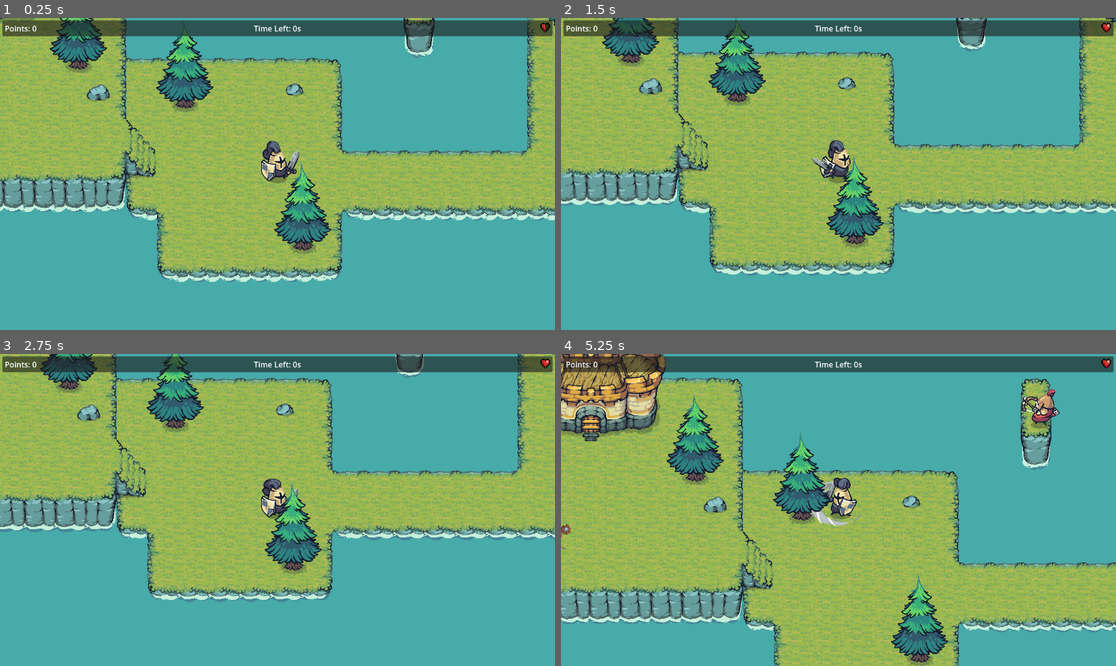
Above: before the commit, frames 1-4 (two rows, left to right).
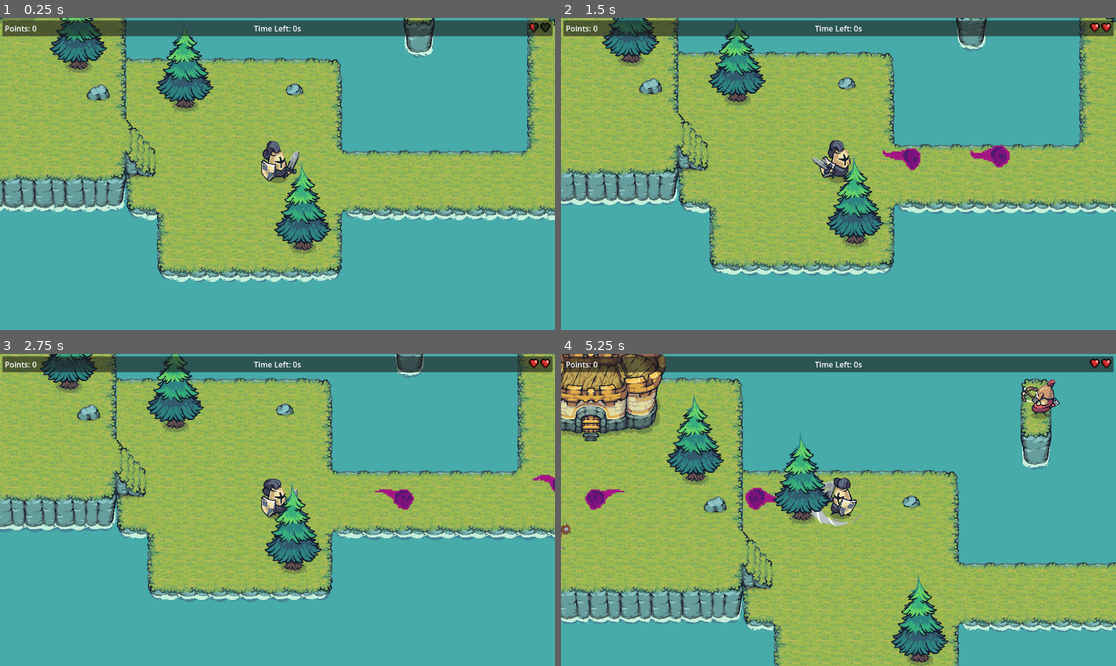
Above: after the commit, the same moments.

Repository: Jastro/mediavida-minigames
Game: Godot game, scene res://minigames/TheOrcsAreComingFromTheEast/TheOrcsAreComingFromTheEast.tscn
Same seed, same stepped clock (60 frames per second), same inputs: the game is played once before the commit and once after it. This scene is started directly instead of the project's main scene. Sound files missing from this copy of the repository are replaced by a short silence.
Inputs (mouse positions are in pixels of both pictures, inside the frame that each line leads up to):
- Up to frame 1 (0.25 s): no input
- Up to frame 2 (1.5 s): tap Enter (ui_accept) at 0.5, 0.77 s; move the mouse to (960, 158) at 0.52 s; hold Right (ui_right) 0.53-1.28 s; hold Q (action1) 0.53-1.28 s; click (960, 158) at 0.67 s; tap W (action2) at 0.8, 1.35 s; move the mouse to (727, 189) at 1.27 s; hold Down (ui_down) from 1.28 s (still down)
- Up to frame 3 (2.75 s): tap Enter (ui_accept) at 1.52 s; tap Q (action1) at 1.55 s; move the mouse to (333, 441) at 2.02 s; release Down (ui_down) at 2.03 s; hold Right (ui_right) from 2.03 s (still down); hold Q (action1) from 2.03 s (still down); tap W (action2) at 2.3 s
- Up to frame 4 (5.25 s): move the mouse to (810, 572) at 2.77 s; release Right (ui_right) at 2.78 s; release Q (action1) at 2.78 s; hold Up (ui_up) 2.78-3.53 s; tap W (action2) at 2.85, 3.8 s; click (810, 572) at 2.92 s; tap Enter (ui_accept) at 3.02, 3.77, 4.52 s; tap Q (action1) at 3.05, 4.35 s; move the mouse to (1005, 556) at 3.52 s; hold Space (special) 3.53-4.28 s; hold Left (ui_left) 3.53-5.03 s; move the mouse to (672, 463) at 4.27 s; move the mouse to (866, 510) at 5.02 s; hold Down (ui_down) from 5.03 s (still down); hold W (action2) from 5.03 s (still down); click (866, 510) at 5.17 s

The runs differ from the first frame. In frame 1, less than 0.1% of the frame differs, in the area x 95-99%, y 1-5%; in frame 2, 0.6%; in frame 3, 0.4%; in frame 4, 1.2%, in the area x 4-98%, y 1-50%.

Commit message:
Fixing hitboxes and adding spell

Diff:
--- a/minigames/TheOrcsAreComingFromTheEast/characters/archer/archer.gd
+++ b/minigames/TheOrcsAreComingFromTheEast/characters/archer/archer.gd
@@ -32,6 +32,8 @@
 	timer.autostart = false
 	timer.timeout.connect(_on_shoot)
 	add_child(timer)
+	$Hurtbox.set_new_mask(Defs.L_PLAYER)
+	$Hurtbox.hurt.connect(_on_hurt)
 
 func _on_player_detected(player_scene):
 	player = player_scene
@@ -58,3 +60,18 @@
 		arrow_path.shoot_arrow(%ArrowPosition.global_position, player.global_position)
 		await arrow_path.finished
 		timer.start()
+
+func _on_hurt(_source):
+	$Area2D.collision_mask = 0
+	timer.stop()
+	var tween = create_tween()
+	stop()
+	tween.tween_property(self, "modulate", Color(2, 0, 0, 1), 0.1)
+	tween.tween_property(self, "modulate", Color(1, 1, 1, 1), 0.1)
+	tween.tween_property(self, "modulate", Color(2, 0, 0, 1), 0.1)
+	tween.tween_property(self, "modulate", Color(1, 1, 1, 1), 0.1)
+	tween.tween_property(self, "modulate", Color(1, 1, 1, 0), 0.1)
+	tween.play()
+	await tween.finished
+	visible = false
+	queue_free()
--- a/minigames/TheOrcsAreComingFromTheEast/characters/archer/archer.tscn
+++ b/minigames/TheOrcsAreComingFromTheEast/characters/archer/archer.tscn
@@ -1,8 +1,9 @@
-[gd_scene load_steps=20 format=3 uid="uid://dmd65brvdqu5q"]
+[gd_scene load_steps=22 format=3 uid="uid://dmd65brvdqu5q"]
 
 [ext_resource type="Texture2D" uid="uid://c51i13gphb6l5" path="res://minigames/TheOrcsAreComingFromTheEast/assets/TinySwords/Units/Red Units/Archer/Archer_Idle.png" id="1_ktjjs"]
 [ext_resource type="Texture2D" uid="uid://chcjavtodaknn" path="res://minigames/TheOrcsAreComingFromTheEast/assets/TinySwords/Units/Red Units/Archer/Archer_Shoot.png" id="2_nf61f"]
 [ext_resource type="Script" uid="uid://docgontg1xaua" path="res://minigames/TheOrcsAreComingFromTheEast/characters/archer/archer.gd" id="3_nf61f"]
+[ext_resource type="PackedScene" uid="uid://6g3cxi8ybguy" path="res://scenes/utils/hitbox/hurtbox.tscn" id="4_fpd4k"]
 
 [sub_resource type="AtlasTexture" id="AtlasTexture_fpd4k"]
 atlas = ExtResource("1_ktjjs")
@@ -118,11 +119,15 @@
 [sub_resource type="CircleShape2D" id="CircleShape2D_ktjjs"]
 radius = 500.0
 
+[sub_resource type="RectangleShape2D" id="RectangleShape2D_yw4fj"]
+size = Vector2(28, 24)
+
 [node name="Archer" type="AnimatedSprite2D"]
 y_sort_enabled = true
 sprite_frames = SubResource("SpriteFrames_o7mhh")
 animation = &"Shoot"
 frame = 5
+offset = Vector2(0, -20)
 script = ExtResource("3_nf61f")
 
 [node name="Area2D" type="Area2D" parent="."]
@@ -139,3 +144,8 @@
 [node name="ArrowPosition" type="Marker2D" parent="Pivot"]
 unique_name_in_owner = true
 position = Vector2(44, -31)
+
+[node name="Hurtbox" parent="." instance=ExtResource("4_fpd4k")]
+
+[node name="CollisionShape2D" type="CollisionShape2D" parent="Hurtbox"]
+shape = SubResource("RectangleShape2D_yw4fj")
--- a/minigames/TheOrcsAreComingFromTheEast/characters/archer/arrow.gd
+++ b/minigames/TheOrcsAreComingFromTheEast/characters/archer/arrow.gd
@@ -5,6 +5,7 @@
 	$Hitbox.enable_permanent()
 
 func kill():
+	await get_tree().create_timer(0.2).timeout
 	$Hitbox.disable()
 	await get_tree().create_timer(3).timeout
 	queue_free()
--- /dev/null
+++ b/minigames/TheOrcsAreComingFromTheEast/characters/dark_spell.gd
@@ -0,0 +1,35 @@
+extends AnimatedSprite2D
+
+const speed : float = 350.0
+
+var lifetime = {
+	GameManager.Difficulty.EASY		: 3,
+	GameManager.Difficulty.NORMAL	: 1.5,
+	GameManager.Difficulty.HARD		: 1,
+}
+
+var direction = Vector2.RIGHT
+var timer
+
+func _ready():
+	$Hitbox.set_new_layer(Defs.L_PLAYER)
+	$Hitbox.enable_permanent()
+	play("default")
+	animation_finished.connect(_on_animation_finished)
+	timer = Timer.new()
+	timer.one_shot = true
+	timer.wait_time = lifetime[GameManager.get_difficulty()]
+	timer.timeout.connect(_on_death)
+	add_child(timer)
+	timer.start()
+
+func _physics_process(delta):
+	global_position += direction * speed * delta
+
+func _on_death():
+	timer.stop()
+	play("destroy")
+
+func _on_animation_finished():
+	if(animation == "destroy"):
+		queue_free()
--- /dev/null
+++ b/minigames/TheOrcsAreComingFromTheEast/characters/dark_spell.tscn
@@ -0,0 +1,152 @@
+[gd_scene load_steps=23 format=3 uid="uid://fxvbfnnw2jvn"]
+
+[ext_resource type="Texture2D" uid="uid://irwg6ikylgq5" path="res://minigames/TheOrcsAreComingFromTheEast/assets/pimen.itch.io/Dark VFX 1 (40x32).png" id="1_p58h4"]
+[ext_resource type="PackedScene" uid="uid://csio4khb4adbp" path="res://scenes/utils/hitbox/hitbox.tscn" id="2_jtgnf"]
+[ext_resource type="Script" uid="uid://6vkn7shubisb" path="res://minigames/TheOrcsAreComingFromTheEast/characters/dark_spell.gd" id="2_t76cd"]
+
+[sub_resource type="AtlasTexture" id="AtlasTexture_jtgnf"]
+atlas = ExtResource("1_p58h4")
+region = Rect2(0, 0, 40, 32)
+
+[sub_resource type="AtlasTexture" id="AtlasTexture_t76cd"]
+atlas = ExtResource("1_p58h4")
+region = Rect2(40, 0, 40, 32)
+
+[sub_resource type="AtlasTexture" id="AtlasTexture_j2owy"]
+atlas = ExtResource("1_p58h4")
+region = Rect2(80, 0, 40, 32)
+
+[sub_resource type="AtlasTexture" id="AtlasTexture_mv601"]
+atlas = ExtResource("1_p58h4")
+region = Rect2(120, 0, 40, 32)
+
+[sub_resource type="AtlasTexture" id="AtlasTexture_vpekc"]
+atlas = ExtResource("1_p58h4")
+region = Rect2(160, 0, 40, 32)
+
+[sub_resource type="AtlasTexture" id="AtlasTexture_rt61j"]
+atlas = ExtResource("1_p58h4")
+region = Rect2(200, 0, 40, 32)
+
+[sub_resource type="AtlasTexture" id="AtlasTexture_dncls"]
+atlas = ExtResource("1_p58h4")
+region = Rect2(240, 0, 40, 32)
+
+[sub_resource type="AtlasTexture" id="AtlasTexture_8lvxx"]
+atlas = ExtResource("1_p58h4")
+region = Rect2(280, 0, 40, 32)
+
+[sub_resource type="AtlasTexture" id="AtlasTexture_xkyr4"]
+atlas = ExtResource("1_p58h4")
+region = Rect2(320, 0, 40, 32)
+
+[sub_resource type="AtlasTexture" id="AtlasTexture_yn0et"]
+atlas = ExtResource("1_p58h4")
+region = Rect2(360, 0, 40, 32)
+
+[sub_resource type="AtlasTexture" id="AtlasTexture_80mqi"]
+atlas = ExtResource("1_p58h4")
+region = Rect2(0, 32, 40, 32)
+
+[sub_resource type="AtlasTexture" id="AtlasTexture_fevkm"]
+atlas = ExtResource("1_p58h4")
+region = Rect2(40, 32, 40, 32)
+
+[sub_resource type="AtlasTexture" id="AtlasTexture_3j3w6"]
+atlas = ExtResource("1_p58h4")
+region = Rect2(80, 32, 40, 32)
+
+[sub_resource type="AtlasTexture" id="AtlasTexture_j3wp4"]
+atlas = ExtResource("1_p58h4")
+region = Rect2(120, 32, 40, 32)
+
+[sub_resource type="AtlasTexture" id="AtlasTexture_vtmut"]
+atlas = ExtResource("1_p58h4")
+region = Rect2(160, 32, 40, 32)
+
+[sub_resource type="AtlasTexture" id="AtlasTexture_1ec1k"]
+atlas = ExtResource("1_p58h4")
+region = Rect2(200, 32, 40, 32)
+
+[sub_resource type="AtlasTexture" id="AtlasTexture_ihtb3"]
+atlas = ExtResource("1_p58h4")
+region = Rect2(240, 32, 40, 32)
+
+[sub_resource type="SpriteFrames" id="SpriteFrames_j2oaa"]
+animations = [{
+"frames": [{
+"duration": 1.0,
+"texture": SubResource("AtlasTexture_jtgnf")
+}, {
+"duration": 1.0,
+"texture": SubResource("AtlasTexture_t76cd")
+}, {
+"duration": 1.0,
+"texture": SubResource("AtlasTexture_j2owy")
+}, {
+"duration": 1.0,
+"texture": SubResource("AtlasTexture_mv601")
+}, {
+"duration": 1.0,
+"texture": SubResource("AtlasTexture_vpekc")
+}, {
+"duration": 1.0,
+"texture": SubResource("AtlasTexture_rt61j")
+}, {
+"duration": 1.0,
+"texture": SubResource("AtlasTexture_dncls")
+}, {
+"duration": 1.0,
+"texture": SubResource("AtlasTexture_8lvxx")
+}, {
+"duration": 1.0,
+"texture": SubResource("AtlasTexture_xkyr4")
+}, {
+"duration": 1.0,
+"texture": SubResource("AtlasTexture_yn0et")
+}],
+"loop": true,
+"name": &"default",
+"speed": 20.0
+}, {
+"frames": [{
+"duration": 1.0,
+"texture": SubResource("AtlasTexture_80mqi")
+}, {
+"duration": 1.0,
+"texture": SubResource("AtlasTexture_fevkm")
+}, {
+"duration": 1.0,
+"texture": SubResource("AtlasTexture_3j3w6")
+}, {
+"duration": 1.0,
+"texture": SubResource("AtlasTexture_j3wp4")
+}, {
+"duration": 1.0,
+"texture": SubResource("AtlasTexture_vtmut")
+}, {
+"duration": 1.0,
+"texture": SubResource("AtlasTexture_1ec1k")
+}, {
+"duration": 1.0,
+"texture": SubResource("AtlasTexture_ihtb3")
+}],
+"loop": false,
+"name": &"destroy",
+"speed": 15.0
+}]
+
+[sub_resource type="RectangleShape2D" id="RectangleShape2D_t76cd"]
+size = Vector2(15, 17)
+
+[node name="DarkSpell" type="AnimatedSprite2D"]
+scale = Vector2(3, 3)
+sprite_frames = SubResource("SpriteFrames_j2oaa")
+animation = &"destroy"
+script = ExtResource("2_t76cd")
+
+[node name="Hitbox" parent="." instance=ExtResource("2_jtgnf")]
+
+[node name="CollisionShape2D" type="CollisionShape2D" parent="Hitbox"]
+position = Vector2(4.5, 0.5)
+shape = SubResource("RectangleShape2D_t76cd")
--- a/minigames/TheOrcsAreComingFromTheEast/characters/player.gd
+++ b/minigames/TheOrcsAreComingFromTheEast/characters/player.gd
@@ -18,15 +18,21 @@
 const MAX_IMPULSE	: float = 2500
 const HURT_IMPULSE	: float = 1200
 
+var dark_spell_scn : PackedScene
 var desired_velocity = Vector2.ZERO
 var external_impulse = Vector2.ZERO
 var state : EState = EState.Free
 var difficulty : GameManager.Difficulty
 
 var current_hp	= 1
-var max_hp		= 1
+var max_hp		= {
+	GameManager.Difficulty.EASY		: 3,
+	GameManager.Difficulty.NORMAL	: 2,
+	GameManager.Difficulty.HARD		: 1,
+}
 
 func _ready():
+	dark_spell_scn = preload("res://minigames/TheOrcsAreComingFromTheEast/characters/dark_spell.tscn")
 	collision_layer = Defs.L_PLAYER
 	collision_mask = 1 # we collide with the environment only
 	var mat : ShaderMaterial = %Animation.material
@@ -36,8 +42,8 @@
 	%Hitbox.set_new_layer(Defs.L_PLAYER)
 	%Hurtbox.set_new_mask(Defs.L_ENEMY)
 	%Hurtbox.hurt.connect(_on_hurt)
-
 	%Hitbox.disable() # By default disable until we attack
+	current_hp = get_max_hp()
 
 func _input(event):
 	if(event.is_action_pressed("action1")):
@@ -50,6 +56,11 @@
 		%Animation.play("Attack2")
 		%Hitbox.enable(0.4)
 		state = EState.Attacking
+		var dark_spell = dark_spell_scn.instantiate()
+		dark_spell.direction = Vector2.LEFT if $Animation.flip_h else Vector2.RIGHT
+		dark_spell.flip_h = $Animation.flip_h
+		get_parent().add_child(dark_spell)
+		dark_spell.global_position = global_position + dark_spell.direction * 100 + Vector2.UP * 25
 	elif(event.is_action_pressed("special")):
 		if(desired_velocity.length() > MOV_THRESHOLD):
 			external_impulse += desired_velocity.normalized() * DASH_STRENGTH[difficulty]
@@ -70,6 +81,9 @@
 	move_and_slide()
 	animate()
 
+func get_max_hp():
+	return max_hp[GameManager.get_difficulty()]
+
 func animate():
 	if(desired_velocity.x != 0):
 		%Animation.flip_h = false if (desired_velocity.x > 0) else true
@@ -89,7 +103,7 @@
 	external_impulse = source.global_position.direction_to(global_position) * HURT_IMPULSE
 	%AnimationPlayer.play("Hurt")
 	%Hurtbox.disable(1)
-	current_hp = clamp(current_hp - 0.25, 0, max_hp)
+	current_hp = clamp(current_hp - 0.25, 0, get_max_hp())
 	Hurt.emit(current_hp)
 	if(current_hp == 0):
 		%Hurtbox.disable_permanent()
--- a/minigames/TheOrcsAreComingFromTheEast/the_orcs_are_coming_from_the_east.gd
+++ b/minigames/TheOrcsAreComingFromTheEast/the_orcs_are_coming_from_the_east.gd
@@ -2,7 +2,7 @@
 
 func _ready():
 	%Player.Hurt.connect(_on_hurt)
-	%HeartsContainer.initialise(%Player.max_hp)
+	%HeartsContainer.initialise(%Player.get_max_hp())
 
 func _on_hurt(new_hp):
 	%HeartsContainer.update_hp(new_hp)
--- a/scenes/utils/hitbox/hitbox.gd
+++ b/scenes/utils/hitbox/hitbox.gd
@@ -14,11 +14,12 @@
 	collision_layer = layer
 
 func disable():
-	collision_layer = 0
+	set_deferred("monitorable", false)
 
 func enable(time):
-	collision_layer = layer
+	set_deferred("monitorable", true)
 	timer.start(time)
 
 func enable_permanent():
+	set_deferred("monitorable", true)
 	collision_layer = layer
--- a/scenes/utils/hitbox/hitbox.tscn
+++ b/scenes/utils/hitbox/hitbox.tscn
@@ -5,4 +5,6 @@
 [node name="Hitbox" type="Area2D"]
 collision_layer = 0
 collision_mask = 0
+monitoring = false
+monitorable = false
 script = ExtResource("1_hyxcq")
--- a/scenes/utils/hitbox/hurtbox.gd
+++ b/scenes/utils/hitbox/hurtbox.gd
@@ -7,6 +7,7 @@
 
 func _ready():
 	mask = collision_mask
+	monitoring = true
 	area_entered.connect(_on_area_entered)
 	add_child(timer)
 	timer.one_shot = true
@@ -17,18 +18,18 @@
 	collision_mask = mask
 
 func disable_permanent():
-	collision_mask = 0
+	set_deferred("monitoring", false)
 	timer.stop()
 
 func disable(time):
-	collision_mask = 0
+	set_deferred("monitoring", false)
 	timer.start(time)
 
 func enable():
-	collision_mask = mask
+	set_deferred("monitoring", true)
 
 func _on_area_entered(source):
 	hurt.emit(source)
 
 func _on_invincibility_timeout():
-	collision_mask = mask
+	set_deferred("monitoring", true)
--- a/scenes/utils/hitbox/hurtbox.tscn
+++ b/scenes/utils/hitbox/hurtbox.tscn
@@ -5,4 +5,6 @@
 [node name="Hurtbox" type="Area2D"]
 collision_layer = 0
 collision_mask = 0
+monitoring = false
+monitorable = false
 script = ExtResource("1_odxv0")
Binary file added: minigames/TheOrcsAreComingFromTheEast/assets/pimen.itch.io/Dark VFX 1 (40x32).png
Not shown, added: minigames/TheOrcsAreComingFromTheEast/assets/pimen.itch.io/Dark VFX 1 (40x32).png.import
Binary file added: minigames/TheOrcsAreComingFromTheEast/assets/pimen.itch.io/Dark VFX 2 (48x64).png
Not shown, added: minigames/TheOrcsAreComingFromTheEast/assets/pimen.itch.io/Dark VFX 2 (48x64).png.import
Not shown, added: minigames/TheOrcsAreComingFromTheEast/characters/dark_spell.gd.uid
